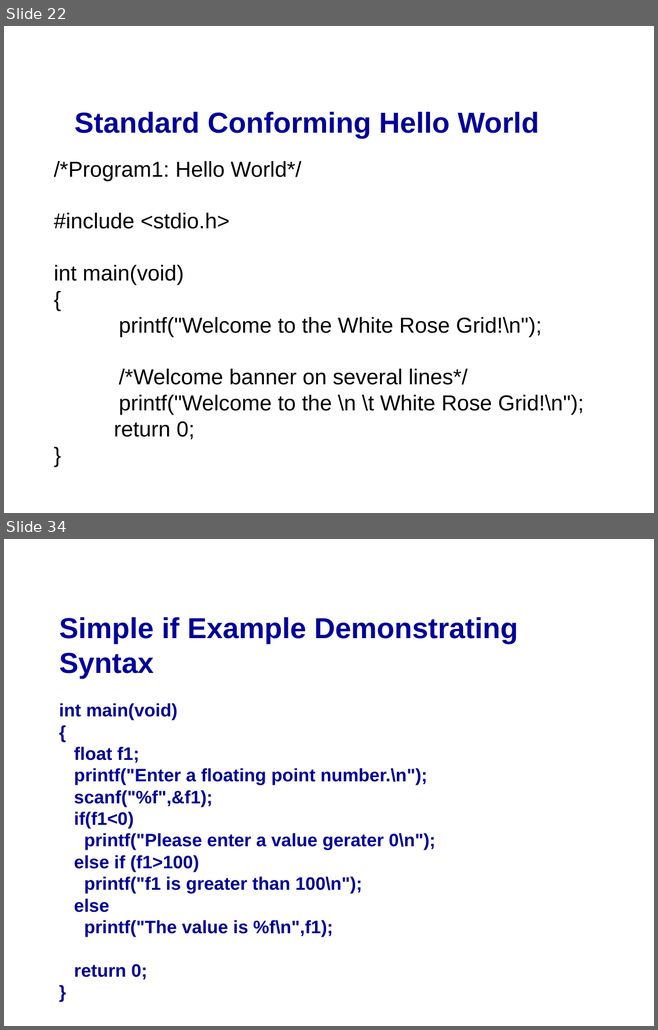
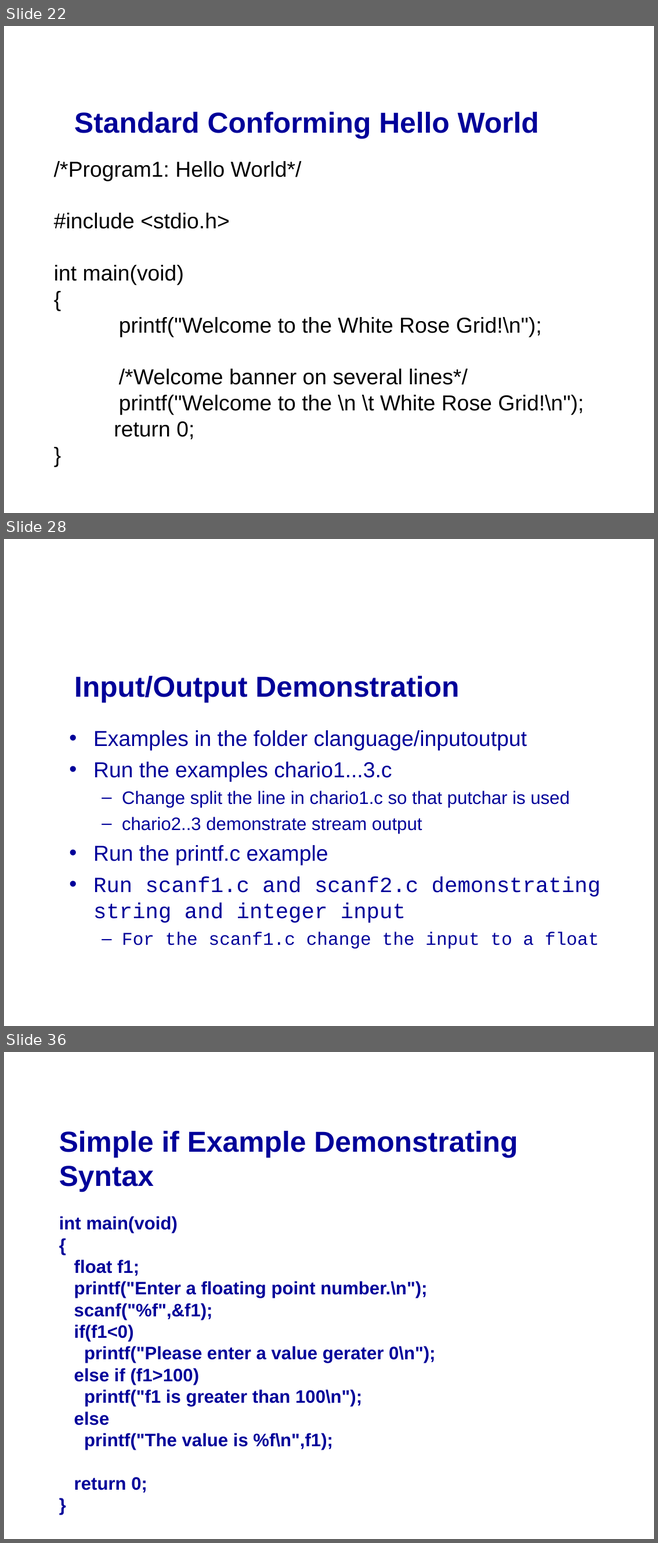
Before and after one commit to mikeg64/iome, a slide deck: src/examples/course/c/presentation/IntrotoC1.ppt. Shown one above the other, each under a label of ours: slides 22 and 34 before the commit, slides 22, 28 and 36 after it; the slides between them are not shown. The pictures are 658x1030 and 658x1543 pixels, drawn with LibreOffice and Linux fonts; fonts in the diff are those of the drawing; background and template pictures are left out. Boxes give left, top, right and bottom in pixels: in the first picture for what was removed or moved away, otherwise in the second. Text is boxed around its words. In the diff, an @@ line names an element or a change of style, - is before the commit and + after.

```diff
--- a/src/examples/course/c/presentation/IntrotoC1.ppt
+++ b/src/examples/course/c/presentation/IntrotoC1.ppt
@@ slide 28 added at box(4, 539, 654, 1026), background picture (left out) @@
@@ text added at box(74, 676, 459, 703), 32 pt, text #000099, bold @@
+Input/Output Demonstration
@@ text added at box(93, 730, 600, 946), 24 pt, text #000099 @@
+• Examples in the folder clanguage/inputoutput
+• Run the examples chario1...3.c
+  – Change split the line in chario1.c so that putchar is used
+  – chario2..3 demonstrate stream output
+• Run the printf.c example
+• Run scanf1.c and scanf2.c demonstrating string and integer input
+  – For the scanf1.c change the input to a float
@@ what was slide 34 is now slide 36 @@
```
Also in this commit, not shown: 43 slides changed, 1 other slide added, 15 other files.
